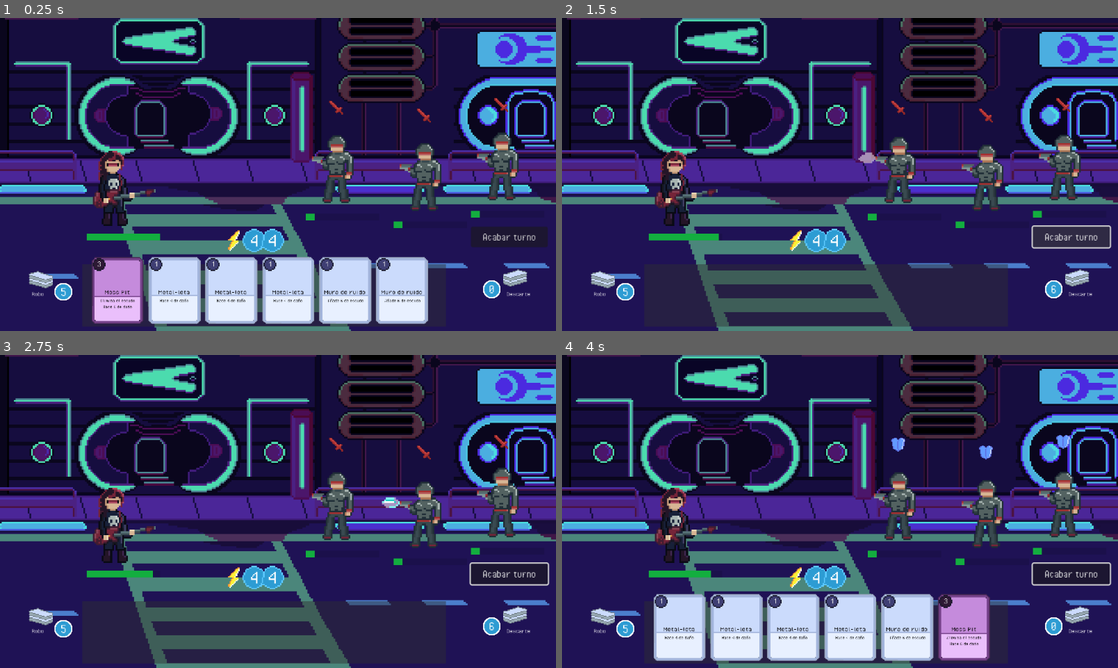
Above: before the commit, frames 1-4 (two rows, left to right).
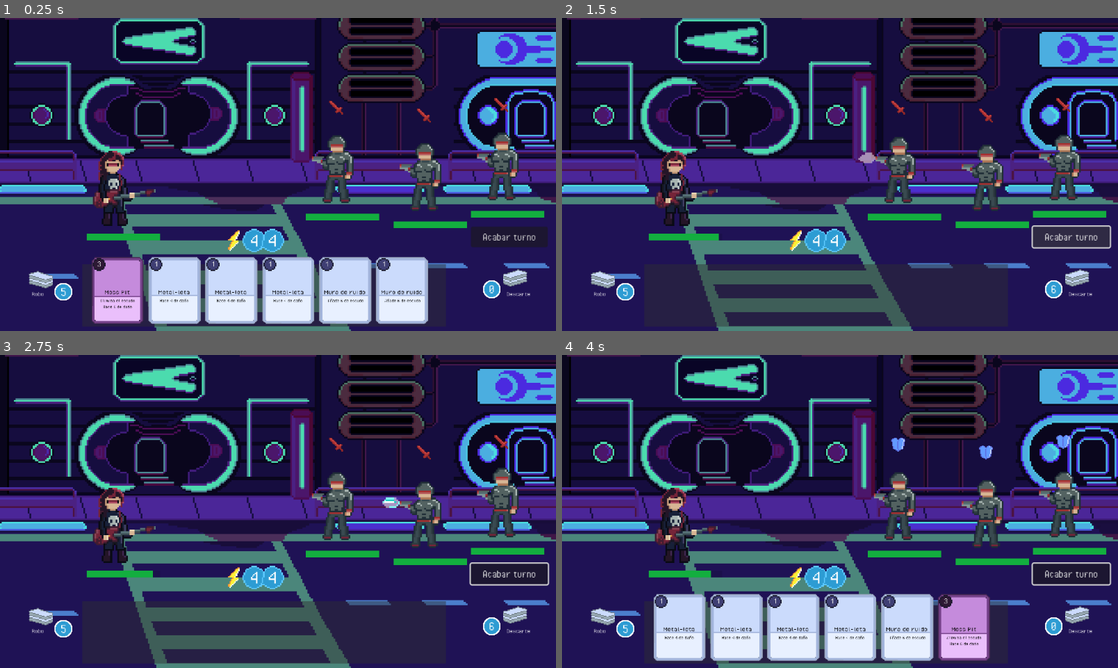
Above: after the commit, the same moments.

Repository: pablo-moreno/cyberdeck
Game: Godot game, scene res://scenes/battle.tscn
Two runs of this game, one before a commit and one after it. Both use one fixed random seed, a clock stepped at 60 frames per second and the inputs below.
Inputs (mouse positions are in pixels of both pictures, inside the frame that each line leads up to):
- Up to frame 1 (0.25 s): no input
- Up to frame 2 (1.5 s): tap Enter at 0.5 s; drag from (678, 180) to (895, 105) at 0.52 s; click "Acabar turno" at 1.25 s
- Up to frame 3 (2.75 s): drag from (339, 502) to (250, 574) at 2.02 s
- Up to frame 4 (4 s): move the mouse to (984, 508) at 2.77 s; click (984, 508) at 2.92 s; drag from (1062, 498) to (673, 464) at 3.52 s

The runs differ from the first frame. In frame 1, 0.8% of the frame differs, in the area x 56-98%, y 61-68%; in frame 2, 0.8%; in frame 3, 0.8%, in the area x 56-98%, y 45-68%; in frame 4, 0.8%.

Commit message:
feat: added damage indicator

Diff:
--- a/scenes/enemies/actions/shield_action.tscn
+++ b/scenes/enemies/actions/shield_action.tscn
@@ -10,6 +10,7 @@
 script = ExtResource("1_nksl6")
 type = 1
 texture = ExtResource("2_nksl6")
+animation_name = "shield"
 metadata/_custom_type_script = "uid://bc6r60kvwachl"
 
 [node name="Icon" type="Sprite2D" parent="."]
--- a/scenes/enemies/enemy.tscn
+++ b/scenes/enemies/enemy.tscn
@@ -7,6 +7,7 @@
 [ext_resource type="PackedScene" uid="uid://dy6piolcgrput" path="res://scenes/enemies/actions/shield_action.tscn" id="5_nb6gf"]
 [ext_resource type="PackedScene" uid="uid://b5i3fykbust0s" path="res://scenes/ui/progress_health_bar_gradient.tscn" id="6_nb6gf"]
 [ext_resource type="Script" uid="uid://cw68u1tj5oj6p" path="res://scripts/utils/dropable_area.gd" id="7_jt03m"]
+[ext_resource type="PackedScene" uid="uid://cbi7v731b1tpy" path="res://scenes/ui/damage_indicator.tscn" id="8_n7575"]
 
 [sub_resource type="AtlasTexture" id="AtlasTexture_jt03m"]
 atlas = ExtResource("2_jt03m")
@@ -123,6 +124,22 @@
 [sub_resource type="AtlasTexture" id="AtlasTexture_72k7o"]
 atlas = ExtResource("2_jt03m")
 region = Rect2(384, 0, 48, 64)
+
+[sub_resource type="AtlasTexture" id="AtlasTexture_t4v2h"]
+atlas = ExtResource("2_jt03m")
+region = Rect2(1296, 0, 48, 64)
+
+[sub_resource type="AtlasTexture" id="AtlasTexture_lirnq"]
+atlas = ExtResource("2_jt03m")
+region = Rect2(1344, 0, 48, 64)
+
+[sub_resource type="AtlasTexture" id="AtlasTexture_0ly7j"]
+atlas = ExtResource("2_jt03m")
+region = Rect2(1392, 0, 48, 64)
+
+[sub_resource type="AtlasTexture" id="AtlasTexture_33cra"]
+atlas = ExtResource("2_jt03m")
+region = Rect2(1440, 0, 48, 64)
 
 [sub_resource type="AtlasTexture" id="AtlasTexture_8jbd4"]
 atlas = ExtResource("2_jt03m")
@@ -250,6 +267,23 @@
 }, {
 "frames": [{
 "duration": 1.0,
+"texture": SubResource("AtlasTexture_t4v2h")
+}, {
+"duration": 1.0,
+"texture": SubResource("AtlasTexture_lirnq")
+}, {
+"duration": 1.0,
+"texture": SubResource("AtlasTexture_0ly7j")
+}, {
+"duration": 1.0,
+"texture": SubResource("AtlasTexture_33cra")
+}],
+"loop": false,
+"name": &"shield",
+"speed": 12.0
+}, {
+"frames": [{
+"duration": 1.0,
 "texture": SubResource("AtlasTexture_8jbd4")
 }, {
 "duration": 1.0,
@@ -319,8 +353,8 @@
 [node name="AnimatedSprite2D" type="AnimatedSprite2D" parent="."]
 scale = Vector2(2, 2)
 sprite_frames = SubResource("SpriteFrames_nb6gf")
-animation = &"shoot"
-frame = 17
+animation = &"shield"
+frame = 3
 frame_progress = 1.0
 
 [node name="CollisionShape2D" type="CollisionShape2D" parent="."]
@@ -330,7 +364,7 @@
 [node name="Health" type="Node" parent="."]
 script = ExtResource("3_4ra3w")
 health = 4
-current_max_health = 32
+current_max_health = 4
 metadata/_custom_type_script = "uid://crfstdtmbnfuv"
 
 [node name="Actions" type="Control" parent="."]
@@ -372,3 +406,7 @@
 offset_bottom = -6.0
 scale = Vector2(1.96862, 2.50813)
 script = ExtResource("7_jt03m")
+
+[node name="DamageIndicator" parent="." instance=ExtResource("8_n7575")]
+offset_top = 1.0
+offset_bottom = 1.0
--- /dev/null
+++ b/scenes/ui/damage_indicator.tscn
@@ -0,0 +1,52 @@
+[gd_scene load_steps=4 format=3 uid="uid://cbi7v731b1tpy"]
+
+[ext_resource type="Script" uid="uid://cymrgixu8gl3v" path="res://scripts/ui/damage_indicator.gd" id="1_jx630"]
+[ext_resource type="Theme" uid="uid://cfos3mcmwvlb3" path="res://themes/theme.tres" id="1_rqk2v"]
+
+[sub_resource type="Curve2D" id="Curve2D_jx630"]
+_data = {
+"points": PackedVector2Array(0, 0, 0, 0, 0, 0, 0, 0, 0, 0, -39, -80)
+}
+point_count = 2
+
+[node name="DamageIndicator" type="Control"]
+layout_mode = 3
+anchors_preset = 0
+script = ExtResource("1_jx630")
+
+[node name="Path2D2" type="Path2D" parent="."]
+curve = SubResource("Curve2D_jx630")
+
+[node name="ShieldPathFollow2D" type="PathFollow2D" parent="Path2D2"]
+rotation = -2.02439
+loop = false
+
+[node name="ShieldLabel" type="Label" parent="Path2D2/ShieldPathFollow2D"]
+offset_right = 40.0
+offset_bottom = 32.0
+rotation = 2.0944
+pivot_offset = Vector2(20.3722, 17.2657)
+theme = ExtResource("1_rqk2v")
+theme_override_colors/font_color = Color(0.369739, 0.563836, 0.99347, 1)
+text = "99"
+horizontal_alignment = 1
+vertical_alignment = 1
+
+[node name="Path2D" type="Path2D" parent="."]
+curve = SubResource("Curve2D_jx630")
+
+[node name="DamagePathFollow2D" type="PathFollow2D" parent="Path2D"]
+rotation = -2.02439
+
+[node name="DamageLabel" type="Label" parent="Path2D/DamagePathFollow2D"]
+offset_left = 3.85641
+offset_top = -25.3205
+offset_right = 43.8564
+offset_bottom = 6.67949
+rotation = -4.18879
+pivot_offset = Vector2(20, 16)
+theme = ExtResource("1_rqk2v")
+theme_override_colors/font_color = Color(1, 0.124572, 0.0864938, 1)
+text = "99"
+horizontal_alignment = 1
+vertical_alignment = 1
--- a/scripts/combat/turn_manager.gd
+++ b/scripts/combat/turn_manager.gd
@@ -19,8 +19,6 @@
     round_started.connect(_on_round_started)
     round_ended.connect(_on_round_ended)
     round_started.emit()
-    player.ended_player_turn.connect(_on_ended_player_turn)
-    player.started_player_turn.connect(_on_started_player_turn)
 
     for enemy in enemies:
         enemy.turn_ended.connect(_on_ended_enemy_turn)
@@ -37,7 +35,7 @@
         round_ended.emit()
         return
 
-    if current_enemy_index == len(enemies):
+    if current_enemy_index >= len(enemies):
         round_ended.emit()
         return
 
@@ -51,10 +49,6 @@
 func reset_enemies():
     current_enemy_index = 0
     _enemies_that_acted = []
-
-
-func _on_started_player_turn():
-    pass
 
 
 func _on_ended_player_turn():
--- a/scripts/common/health.gd
+++ b/scripts/common/health.gd
@@ -18,6 +18,9 @@
 
 ## Emitted when shield is changed
 signal changed_current_shield(new_shield: int)
+
+
+signal shielded_damage(value: int)
 
 ## Emitted when max health is changed
 signal change_max_health(new_max_health: int)
@@ -43,9 +46,13 @@
         - damaged
         - death
     """
+    var initial_shield = current_shield
     var damage_without_shield = max(amount - current_shield, 0)
     current_shield = max(current_shield - amount, 0)
     changed_current_shield.emit(current_shield)
+
+    if current_shield < initial_shield:
+        shielded_damage.emit(initial_shield - current_shield)
 
     health = max(health - damage_without_shield, 0)
     change_health.emit(health)
--- a/scripts/enemies/enemy.gd
+++ b/scripts/enemies/enemy.gd
@@ -21,6 +21,7 @@
 var _player: Character = null
 var _current_action_index: int = 0
 var is_dead: bool = false
+var is_active: bool = false
 
 
 func _ready() -> void:
@@ -32,6 +33,7 @@
     dropable_card_area.not_dragging.connect(_on_dropable_area_not_dragging)
     sprite.animation_finished.connect(_on_animation_finished)
     sprite.play('idle')
+    is_active = false
 
 
 func set_player(player: Character):
@@ -39,6 +41,7 @@
 
 
 func play():
+    is_active = true
     health.reset_shield()
     _apply_next_action()
 
@@ -66,6 +69,8 @@
 
 
 func _end_turn():
+    is_active = false
+
     if sprite.animation_finished.is_connected(_end_turn):
         sprite.animation_finished.disconnect(_end_turn)
 
@@ -79,7 +84,7 @@
     sprite.play("dead")
 
 
-func _on_damaged(amount: int):
+func _on_damaged(_amount: int):
     sprite.play('damaged')
 
 
@@ -102,7 +107,7 @@
 
     if is_dead:
         _emit_death()
-    else:
+    elif is_active:
         _end_turn()
 
 
--- /dev/null
+++ b/scripts/ui/damage_indicator.gd
@@ -0,0 +1,49 @@
+class_name DamageIndicator extends Control
+
+
+@onready var damage_label: Label = $Path2D/DamagePathFollow2D/DamageLabel
+@onready var shield_label: Label = $Path2D2/ShieldPathFollow2D/ShieldLabel
+
+@onready var damage_path_follow: PathFollow2D = $Path2D/DamagePathFollow2D
+@onready var shield_path_follow: PathFollow2D = $Path2D2/ShieldPathFollow2D
+
+@export_range(0.1, 2) var animation_time: float = 0.25
+
+
+func _ready():
+    var _health: Health = owner.find_child("Health")
+
+    if not _health:
+        printerr("Health node not found")
+        return
+
+    _health.damaged.connect(_on_damaged)
+    _health.shielded_damage.connect(_on_shielded)
+    damage_label.text = ''
+    shield_label.text = ''
+
+
+func _reset_damage_label():
+    damage_label.text = ''
+    damage_path_follow.progress_ratio = 0
+
+
+func _on_damaged(amount: int):
+    damage_label.text = str(amount)
+    var _tween = create_tween()
+    _tween.tween_property(damage_path_follow, "progress_ratio", 1, animation_time).set_ease(Tween.EASE_IN)
+    await _tween.finished
+
+    _reset_damage_label()
+
+func _reset_shield_label():
+    shield_label.text = ''
+    shield_path_follow.progress_ratio = 0
+
+
+func _on_shielded(amount: int):
+    shield_label.text = str(amount)
+
+    var _tween = create_tween()
+    _tween.tween_property(shield_path_follow, "progress_ratio", 1, animation_time)
+    _tween.finished.connect(_reset_shield_label)
Not shown: 1 places in scenes/enemies/enemy.tscn that only renumber resources
Not shown, added: scripts/ui/damage_indicator.gd.uid
Binary file changed: sprites/characters/cyborg-Sheet.png
Binary file changed: sprites/characters/cyborg.aseprite
